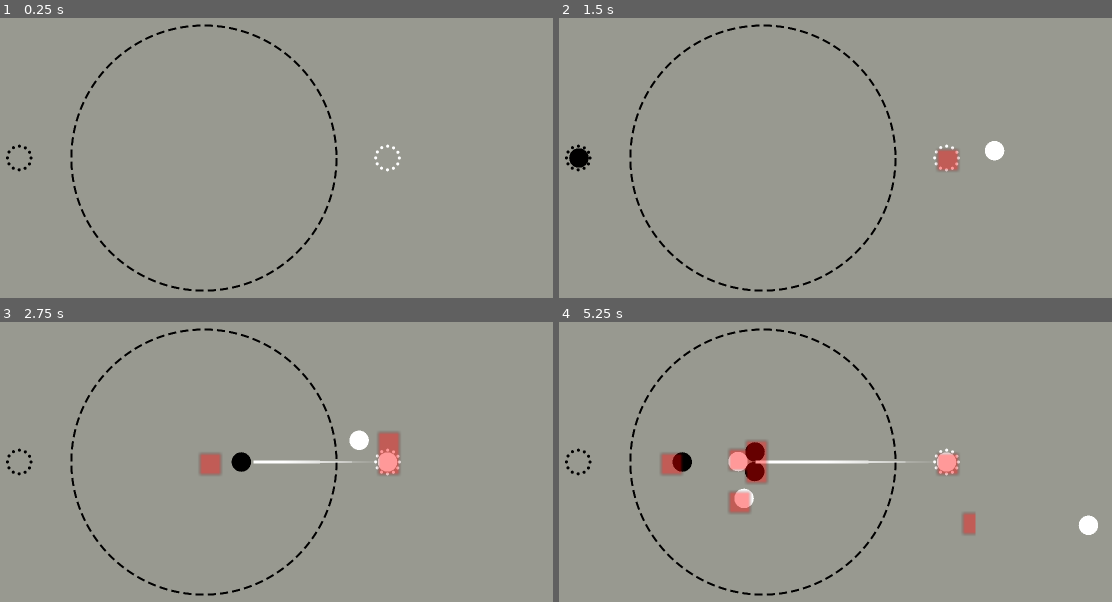
Above: before the commit, frames 1-4 (two rows, left to right).
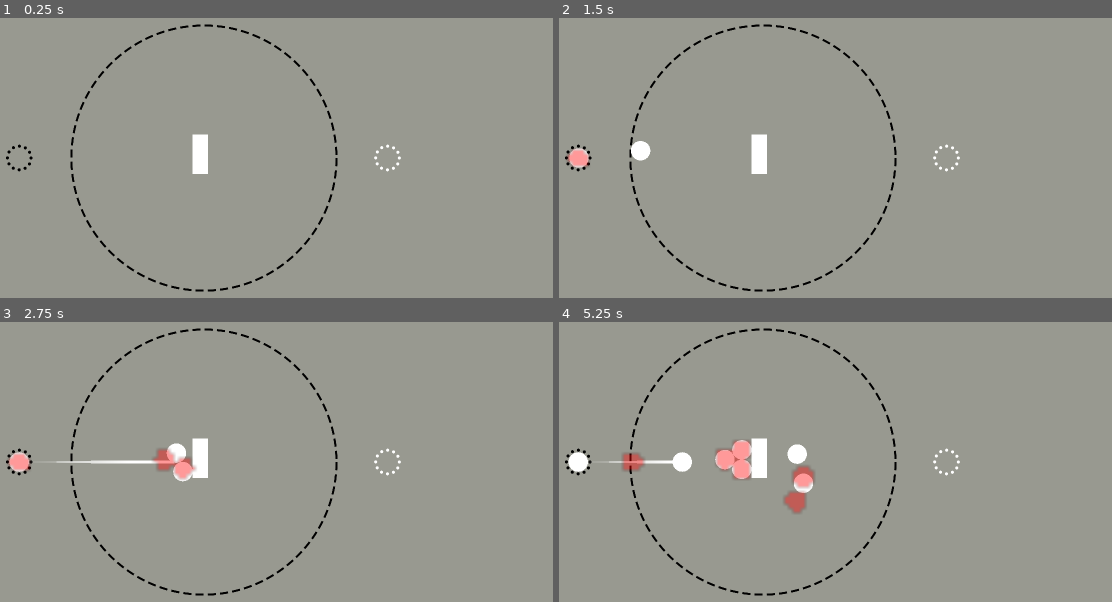
Above: after the commit, the same moments.

Repository: aeriab/Orbital_Go
Game: Godot game, scene res://game/game.tscn
Same seed, same stepped clock (60 frames per second), same inputs: the game is played once before the commit and once after it.
Inputs (mouse positions are in pixels of both pictures, inside the frame that each line leads up to):
- Up to frame 1 (0.25 s): no input
- Up to frame 2 (1.5 s): tap Enter at 0.5 s; move the mouse to (940, 135) at 0.52 s; press the mouse at (940, 135) at 0.53 s; tap Space at 1.25 s; move the mouse to (603, 180) at 1.27 s; release the mouse at (603, 180) at 1.28 s; click (603, 180) at 1.35 s
- Up to frame 3 (2.75 s): move the mouse to (282, 364) at 2.02 s; press the mouse at (282, 364) at 2.03 s
- Up to frame 4 (5.25 s): move the mouse to (724, 551) at 2.77 s; release the mouse at (724, 551) at 2.78 s; click (724, 551) at 2.85 s; move the mouse to (1001, 529) at 3.52 s; press the mouse at (1001, 529) at 3.53 s; move the mouse to (outside the picture) at 4.27 s; release the mouse at (outside the picture) at 4.28 s; click (outside the picture) at 4.35 s; move the mouse to (802, 462) at 5.02 s; press the mouse at (802, 462) at 5.03 s

The runs differ from the first frame. In frame 1, 0.4% of the frame differs, in the area x 34-38%, y 41-56%; in frame 2, 1.4%; in frame 3, 2.9%; in frame 4, 4.0%, in the area x 1-98%, y 41-77%.

Commit message:
paint buffer actually works

Diff:
--- a/autoloads/StoneManager.gd
+++ b/autoloads/StoneManager.gd
@@ -16,7 +16,6 @@
 
 
 
-
 # --- Grid Configuration ---
 # Tweak these to match your play area and desired resolution.
 
@@ -30,16 +29,9 @@
 # (+WORLD_RADIUS, +WORLD_RADIUS). Adjust to fit your actual area.
 @export var world_radius: float = 500.0
 
-# How many grid cells each stone paints around itself.
-# This controls how CLOSE stones need to be to form a wall.
-# - 1 = stones must be nearly touching to seal a boundary
-# - 2 = small gaps are forgiven (recommended starting point)
-# - 3 = very forgiving, loose formations count as walls
-@export var paint_radius: int = 2
-
 # How often to run capture detection (seconds).
 # 0.0 = every physics frame. 0.2 = 5 times per second.
-@export var capture_interval: float = 0.2
+@export var capture_interval: float = 0.4
 
 # --- Cell Constants ---
 # Using raw ints instead of an enum for PackedByteArray compatibility.
@@ -174,27 +166,27 @@
 		print("Captured a ", stone.team, " stone!")
 		stone.on_captured()
 
-
-# --- Painting ---
-# Each stone stamps its color onto nearby grid cells.
-# This is what turns discrete point-objects into continuous
-# "territory" on the grid. The paint_radius controls how
-# close stones need to be to form a sealed wall.
-func _paint_all_stones() -> void:
-	for stone in stones:
-		if not is_instance_valid(stone):
-			continue
-
-		var center = _world_to_grid(stone.global_position)
-		var color = WHITE if stone.team == "White" else BLACK
-
-		# Paint a square of cells around the stone's grid position
-		for dx in range(-paint_radius, paint_radius + 1):
-			for dy in range(-paint_radius, paint_radius + 1):
-				var gx = center.x + dx
-				var gy = center.y + dy
-				if gx >= 0 and gx < GRID_SIZE and gy >= 0 and gy < GRID_SIZE:
-					grid[_idx(gx, gy)] = color
+#
+## --- Painting ---
+## Each stone stamps its color onto nearby grid cells.
+## This is what turns discrete point-objects into continuous
+## "territory" on the grid. The paint_radius controls how
+## close stones need to be to form a sealed wall.
+#func _paint_all_stones() -> void:
+	#for stone in stones:
+		#if not is_instance_valid(stone):
+			#continue
+#
+		#var center = _world_to_grid(stone.global_position)
+		#var color = WHITE if stone.team == "White" else BLACK
+#
+		## Paint a square of cells around the stone's grid position
+		#for dx in range(-paint_radius, paint_radius + 1):
+			#for dy in range(-paint_radius, paint_radius + 1):
+				#var gx = center.x + dx
+				#var gy = center.y + dy
+				#if gx >= 0 and gx < GRID_SIZE and gy >= 0 and gy < GRID_SIZE:
+					#grid[_idx(gx, gy)] = color
 
 
 # --- Flood Fill Capture Detection ---
@@ -286,3 +278,130 @@
 # Flat array index from 2D coordinates
 func _idx(x: int, y: int) -> int:
 	return y * GRID_SIZE + x
+
+
+func _paint_all_stones() -> void:
+	for stone in stones:
+		if not is_instance_valid(stone):
+			continue
+
+		var color = WHITE if stone.team == "White" else BLACK
+
+		# Get the stone's shape — NO inflation, just the raw polygon
+		var world_poly = stone.get_world_polygon()
+
+		# Convert to grid space (float precision)
+		var grid_poly = PackedVector2Array()
+		for point in world_poly:
+			grid_poly.append(_world_to_grid_float(point))
+
+		# Convert buffer from world units to grid units
+		var buffer_cells = stone.paint_buffer / (world_radius * 2.0) * GRID_SIZE
+
+		# Rasterize with distance-based buffer
+		_rasterize_polygon_buffered(grid_poly, color, buffer_cells)
+
+# Paints all grid cells that are EITHER:
+# - Inside the polygon, OR
+# - Within buffer_cells distance of any polygon edge
+#
+# This replaces the inflate-then-rasterize approach.
+# No polygon manipulation = no self-intersection issues.
+func _rasterize_polygon_buffered(grid_poly: PackedVector2Array, color: int, buffer_cells: float) -> void:
+	if grid_poly.size() < 3:
+		return
+
+	# Find bounding box, expanded by buffer
+	var min_x: int = GRID_SIZE
+	var max_x: int = 0
+	var min_y: int = GRID_SIZE
+	var max_y: int = 0
+
+	for point in grid_poly:
+		min_x = mini(min_x, int(floor(point.x - buffer_cells)))
+		max_x = maxi(max_x, int(ceil(point.x + buffer_cells)))
+		min_y = mini(min_y, int(floor(point.y - buffer_cells)))
+		max_y = maxi(max_y, int(ceil(point.y + buffer_cells)))
+
+	min_x = clampi(min_x, 0, GRID_SIZE - 1)
+	max_x = clampi(max_x, 0, GRID_SIZE - 1)
+	min_y = clampi(min_y, 0, GRID_SIZE - 1)
+	max_y = clampi(max_y, 0, GRID_SIZE - 1)
+
+	var buffer_sq = buffer_cells * buffer_cells
+
+	for y in range(min_y, max_y + 1):
+		for x in range(min_x, max_x + 1):
+			var point = Vector2(x + 0.5, y + 0.5)
+
+			# Check 1: Is the point inside the polygon?
+			if _point_in_polygon_2d(point, grid_poly):
+				grid[_idx(x, y)] = color
+				continue
+
+			# Check 2: Is the point within buffer distance of any edge?
+			if buffer_cells > 0.0 and _dist_sq_to_polygon(point, grid_poly) <= buffer_sq:
+				grid[_idx(x, y)] = color
+
+
+# Returns the squared distance from a point to the nearest edge of a polygon.
+# We use squared distance to avoid sqrt — comparing against buffer_sq instead.
+func _dist_sq_to_polygon(point: Vector2, polygon: PackedVector2Array) -> float:
+	var min_dist_sq = INF
+	var count = polygon.size()
+
+	for i in count:
+		var j = (i + 1) % count
+		var dist_sq = _dist_sq_point_to_segment(point, polygon[i], polygon[j])
+		if dist_sq < min_dist_sq:
+			min_dist_sq = dist_sq
+
+	return min_dist_sq
+
+
+# Squared distance from point P to line segment AB.
+# This is the standard closest-point-on-segment formula:
+# Project P onto the line through A→B, clamp to [0,1], measure distance.
+func _dist_sq_point_to_segment(p: Vector2, a: Vector2, b: Vector2) -> float:
+	var ab = b - a
+	var len_sq = ab.length_squared()
+
+	if len_sq < 0.0001:
+		# Degenerate edge (A and B are the same point)
+		return (p - a).length_squared()
+
+	# t = how far along AB the closest point is (0 = at A, 1 = at B)
+	var t = clampf((p - a).dot(ab) / len_sq, 0.0, 1.0)
+
+	# The closest point on the segment
+	var closest = a + ab * t
+
+	return (p - closest).length_squared()
+
+# --- Point-in-Polygon (Ray Casting) ---
+# Same algorithm we used before, but operating on Vector2
+# in grid space. Shoot a horizontal ray, count edge crossings.
+func _point_in_polygon_2d(point: Vector2, polygon: PackedVector2Array) -> bool:
+	var crossings = 0
+	var count = polygon.size()
+
+	for i in count:
+		var j = (i + 1) % count
+		var vi = polygon[i]
+		var vj = polygon[j]
+
+		if (vi.y <= point.y and vj.y > point.y) or (vj.y <= point.y and vi.y > point.y):
+			var t = (point.y - vi.y) / (vj.y - vi.y)
+			if point.x < vi.x + t * (vj.x - vi.x):
+				crossings += 1
+
+	return crossings % 2 == 1
+
+# Float-precision version — keeps sub-cell accuracy for polygon math.
+func _world_to_grid_float(world_pos: Vector2) -> Vector2:
+	var normalized_x = (world_pos.x + world_radius) / (world_radius * 2.0)
+	var normalized_y = (world_pos.y + world_radius) / (world_radius * 2.0)
+	return Vector2(
+		clampf(normalized_x * GRID_SIZE, 0.0, GRID_SIZE - 1.0),
+		clampf(normalized_y * GRID_SIZE, 0.0, GRID_SIZE - 1.0)
+	)
--- a/game/game.tscn
+++ b/game/game.tscn
@@ -1,9 +1,12 @@
-[gd_scene load_steps=5 format=3 uid="uid://b8pt6dxfyal5k"]
+[gd_scene load_steps=6 format=3 uid="uid://b8pt6dxfyal5k"]
 
 [ext_resource type="PackedScene" uid="uid://ca8du4avx1yur" path="res://stone/Stone.tscn" id="1_80nbo"]
 [ext_resource type="Script" uid="uid://c455fht0j102m" path="res://game/input_handler.gd" id="2_e2o6t"]
 [ext_resource type="Texture2D" uid="uid://cwmtrjt71t2qq" path="res://game/Orbital_Go_Background.png" id="3_feb5d"]
 [ext_resource type="Script" uid="uid://cwfsl25rho6lh" path="res://trajectory/trajectory_trace_handler.gd" id="4_fc0e3"]
+
+[sub_resource type="RectangleShape2D" id="RectangleShape2D_4fuuu"]
+size = Vector2(37, 93)
 
 [node name="Game" type="Node2D"]
 
@@ -42,3 +45,12 @@
 
 [node name="WhiteStartLocation" type="Node2D" parent="."]
 position = Vector2(431.807, 0)
+
+[node name="StaticBody2D" type="StaticBody2D" parent="."]
+
+[node name="CollisionShape2D" type="CollisionShape2D" parent="StaticBody2D"]
+position = Vector2(-8.5, -8.5)
+shape = SubResource("RectangleShape2D_4fuuu")
+
+[node name="Polygon2D" type="Polygon2D" parent="StaticBody2D"]
+polygon = PackedVector2Array(10, 38, -27, 38, -27, -55, 10, -55)
--- a/stone/Stone.gd
+++ b/stone/Stone.gd
@@ -6,6 +6,10 @@
 
 @onready var polygon_2d: Polygon2D = $Polygon2D
 var team: String = ""
+
+# How far (in world units) the "wall" extends beyond the stone's actual shape.
+# Bigger = more forgiving enclosures. Smaller = tighter walls.
+@export var paint_buffer: float = 15.0
 
 
 func _ready():
@@ -18,7 +22,7 @@
 		team = "Black"
 		add_to_group("Black")
 
-	Global.is_black_turn = !Global.is_black_turn
+	#Global.is_black_turn = !Global.is_black_turn
 	sleeping = false
 
 	StoneManager.register_stone(self)
@@ -36,3 +40,13 @@
 	queue_free()
 	# TODO
 	# Other audio, particles, and points for capture
+
+# Returns this stone's shape polygon in world-space coordinates.
+# StoneManager calls this when painting onto the grid.
+func get_world_polygon() -> PackedVector2Array:
+	var local_points = polygon_2d.polygon
+	var world_points = PackedVector2Array()
+	for point in local_points:
+		# Transform from Polygon2D local space → world space
+		world_points.append(polygon_2d.global_transform * point)
+	return world_points
--- a/stone/Stone.tscn
+++ b/stone/Stone.tscn
@@ -10,6 +10,7 @@
 gravity_scale = 0.0
 linear_damp = 1.0
 script = ExtResource("1_q1k2p")
+paint_buffer = 2.0
 
 [node name="CollisionShape2D" type="CollisionShape2D" parent="."]
 shape = SubResource("CircleShape2D_803en")
